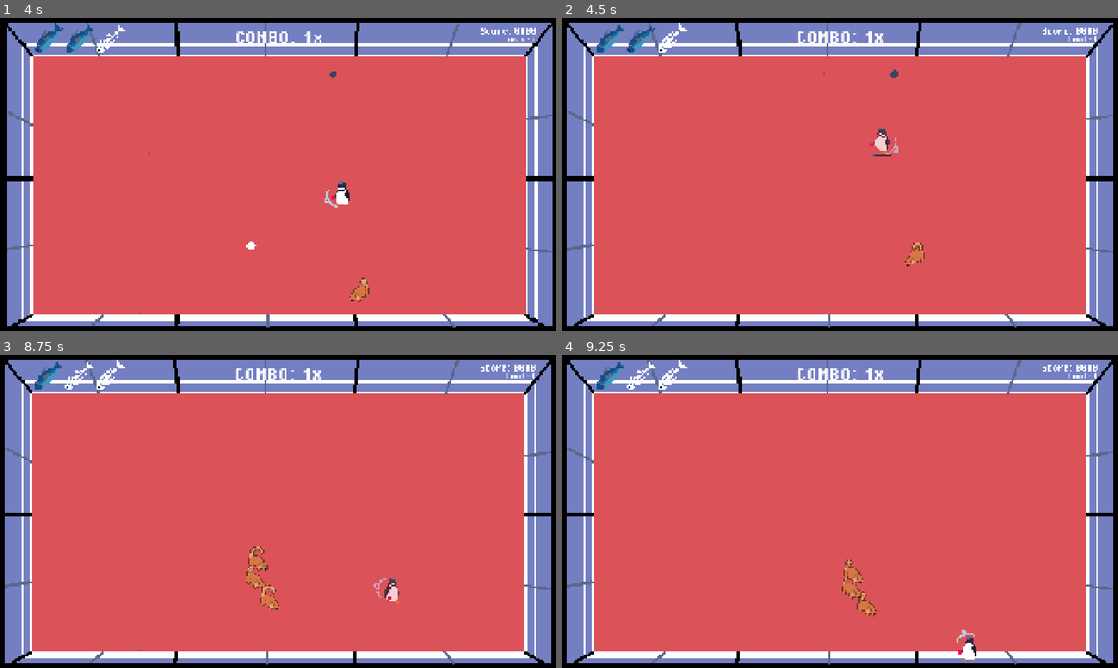
Above: before the commit, frames 1-4 (two rows, left to right).
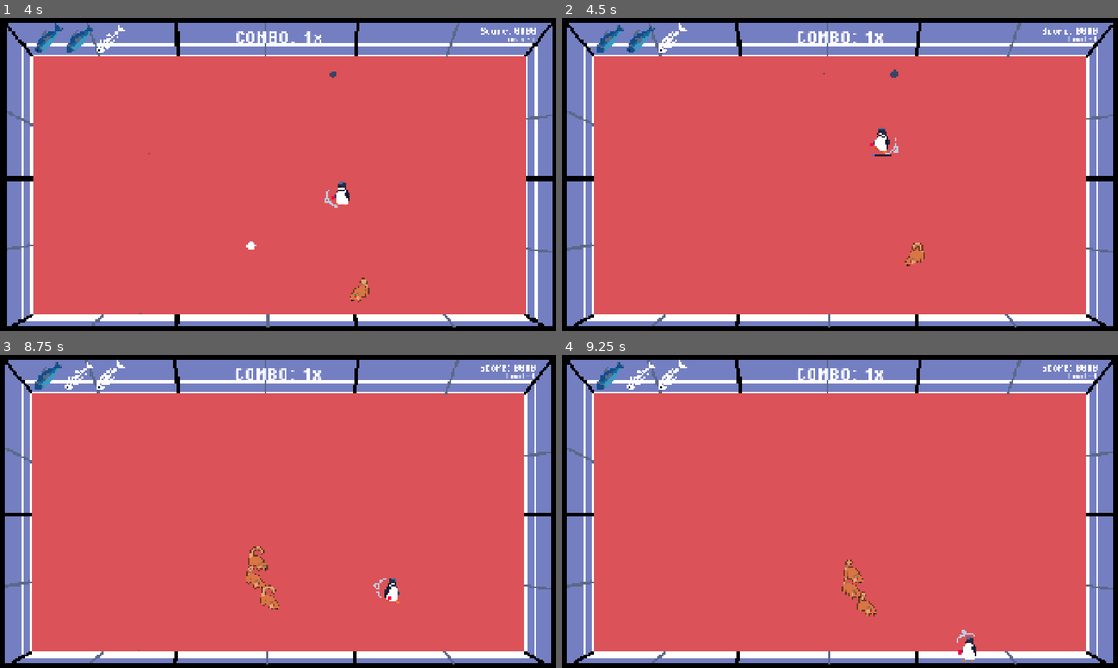
Above: after the commit, the same moments.

Repository: NicholasNg380/PING
Game: Godot game, scene res://scenes/mainScenes/start_screen.tscn
Two runs of this game, one before a commit and one after it. Both use one fixed random seed, a clock stepped at 60 frames per second and the inputs below. Sound files missing from this copy of the repository are replaced by a short silence.
Inputs (mouse positions are in pixels of both pictures, inside the frame that each line leads up to):
- Up to frame 1 (4 s): tap Enter at 0.5 s; move the mouse to (400, 158) at 0.52 s; hold D (right) 0.53-1.25 s; tap Shift (shift) at 0.6, 2.3, 2.85, 3.8 s; click (278, 215) at 1.25 s; tap Space (hit) at 2, 2.1 s; move the mouse to (166, 190) at 2.02 s; hold S (down) 2.03-2.78 s; move the mouse to (333, 105) at 2.77 s; hold D (right) 2.78-3.53 s; move the mouse to (250, 237) at 3.52 s; hold W (up) from 3.53 s (still down); tap 1 at 3.6 s
- Up to frame 2 (4.5 s): move the mouse to (1006, 221) at 4.27 s; release W (up) at 4.28 s; hold A (left) from 4.28 s (still down); tap 2 at 4.35 s
- Up to frame 3 (8.75 s): tap Shift (shift) every 0.75 s from 4.55 to 8.3 s; move the mouse to (111, 464) at 5.02 s; tap 3 at 5.1 s; move the mouse to (305, 511) at 5.77 s; release A (left) at 5.78 s; hold S (down) 5.78-6.53 s; tap 4 at 5.85 s; move the mouse to (194, 433) at 6.52 s; hold D (right) 6.53-7.28 s; tap 5 at 6.6 s; move the mouse to (400, 495) at 7.27 s; hold W (up) 7.28-8.03 s; tap 6 at 7.35 s; move the mouse to (166, 527) at 8.02 s; hold D (right) from 8.03 s (still down); tap 7 at 8.1 s
- Up to frame 4 (9.25 s): move the mouse to (895, 442) at 8.77 s; release D (right) at 8.78 s; hold S (down) from 8.78 s (still down); tap 8 at 8.85 s; tap Shift (shift) at 9.05 s

Frame 1 is identical in both runs. In frame 2, 0.2% of the frame differs, in the area x 55-61%, y 35-45%; in frame 3, 0.2%; in frame 4, nothing differs.

Commit message:
Added dash i-frames

Diff:
--- a/scripts/playerScripts/player.gd
+++ b/scripts/playerScripts/player.gd
@@ -20,6 +20,7 @@
 var dash_dir: Vector2 = Vector2.ZERO
 var DASH_RELOAD_COST: float = 0.5
 var dash_reload_timer: float = 0.0
+const DASH_I_FRAMES: float = 0.15
 
 # Animation
 var facing_right: bool = true
@@ -81,7 +82,6 @@
 		$AnimationPlayer.play("flash")
 		i_frame_timer -= delta
 		if i_frame_timer <= 0.0:
-			i_frame_timer = 0.0
 			invulnerable = false
 			$AnimationPlayer.stop()
 			modulate.a = 1.0
@@ -126,6 +126,13 @@
 		can_dash = false
 		dash_timer = DASH_TIME
 		dash_reload_timer = DASH_RELOAD_COST
+
+		# Dash i-frames
+		i_frame_timer = DASH_I_FRAMES
+		invulnerable = true
+		set_collision_layer_value(2, false)
+		set_collision_layer_value(6, true)
+		set_collision_mask_value(4, false)
 
 		velocity = input * DASH_SPEED
 	else:
